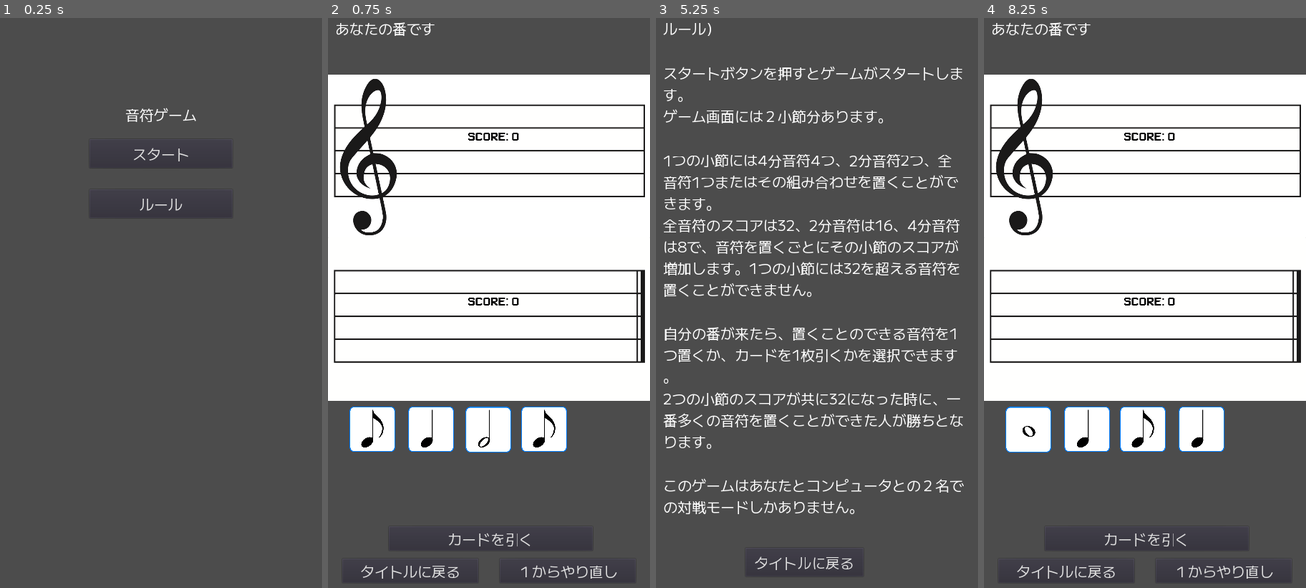
Above: before the commit, frames 1-4 (left to right).
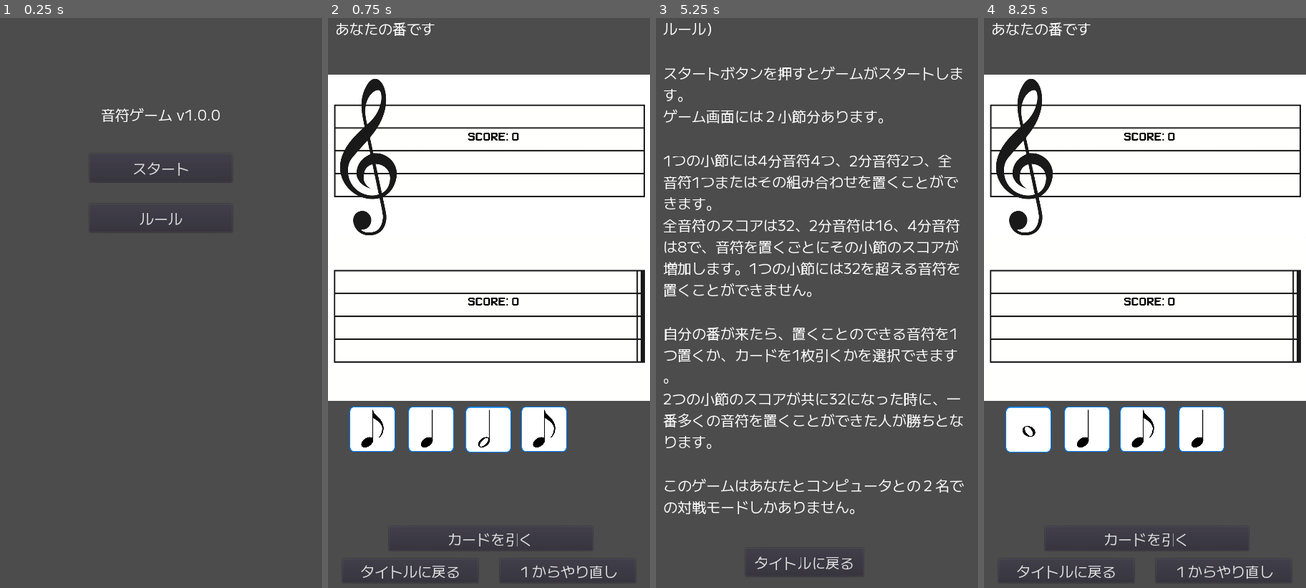
Above: after the commit, the same moments.

Repository: sokoide/onpugame
Game: Godot game, scene res://Scenes/Title.tscn
Same seed, same stepped clock (60 frames per second), same inputs: the game is played once before the commit and once after it.
Inputs:
- Up to frame 1 (0.25 s): no input
- Up to frame 2 (0.75 s): click "スタート" at 0.5 s
- Up to frame 3 (5.25 s): click "タイトルに戻る" at 1.25 s; click "スタート" at 2 s; click "１からやり直し" at 2.75 s; click "カードを引く" at 3.5 s; click "タイトルに戻る" at 4.25 s; click "ルール" at 5 s
- Up to frame 4 (8.25 s): click "タイトルに戻る" at 5.75 s; click "ルール" at 6.5 s; click "タイトルに戻る" at 7.25 s; click "スタート" at 8 s

The runs differ from the first frame. In frame 1, 0.6% of the frame differs, in the area x 31-69%, y 15-37%; in frame 2, nothing differs; in frame 3, less than 0.1%; in frame 4, nothing differs.

Commit message:
add: version display

Diff:
--- a/Scenes/Title.tscn
+++ b/Scenes/Title.tscn
@@ -12,14 +12,14 @@
 margin_right = 520.0
 margin_bottom = 256.0
 theme = ExtResource( 2 )
-text = "音符ゲーム"
+text = "音符ゲーム v1.0.0"
 align = 1
 
 [node name="BtnStart" type="Button" parent="."]
 margin_left = 200.0
-margin_top = 272.0
+margin_top = 304.0
 margin_right = 520.0
-margin_bottom = 336.0
+margin_bottom = 368.0
 rect_scale = Vector2( 0.99897, 1.00498 )
 rect_pivot_offset = Vector2( 136, 64 )
 theme = ExtResource( 2 )
@@ -27,9 +27,9 @@
 
 [node name="BtnHelp" type="Button" parent="."]
 margin_left = 200.0
-margin_top = 384.0
+margin_top = 416.0
 margin_right = 520.0
-margin_bottom = 448.0
+margin_bottom = 480.0
 rect_pivot_offset = Vector2( 136, 64 )
 theme = ExtResource( 2 )
 text = "ルール"
